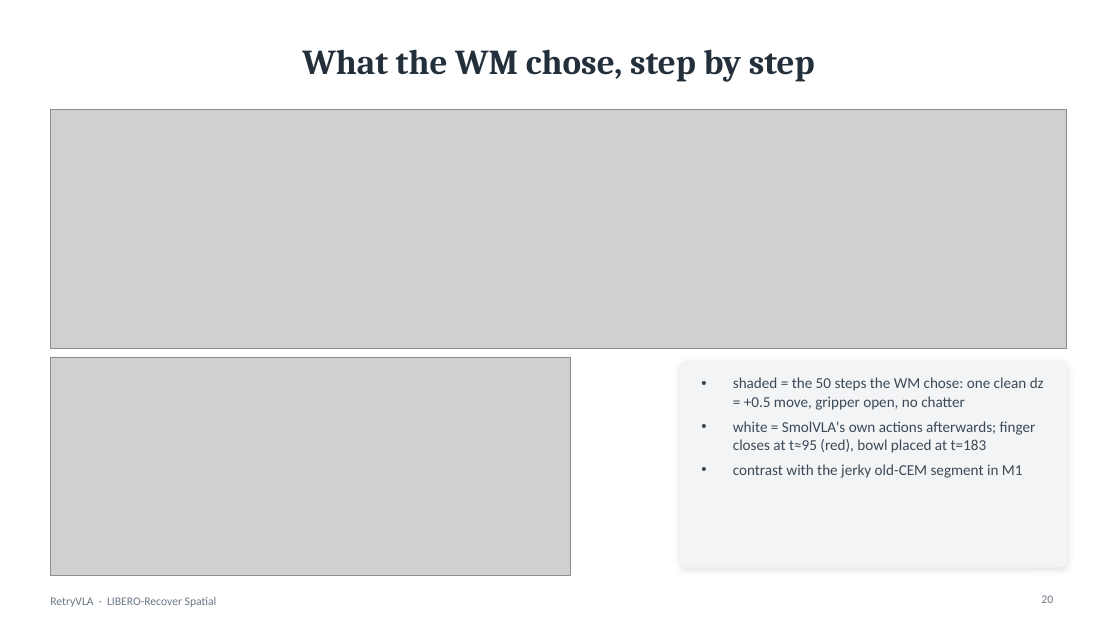
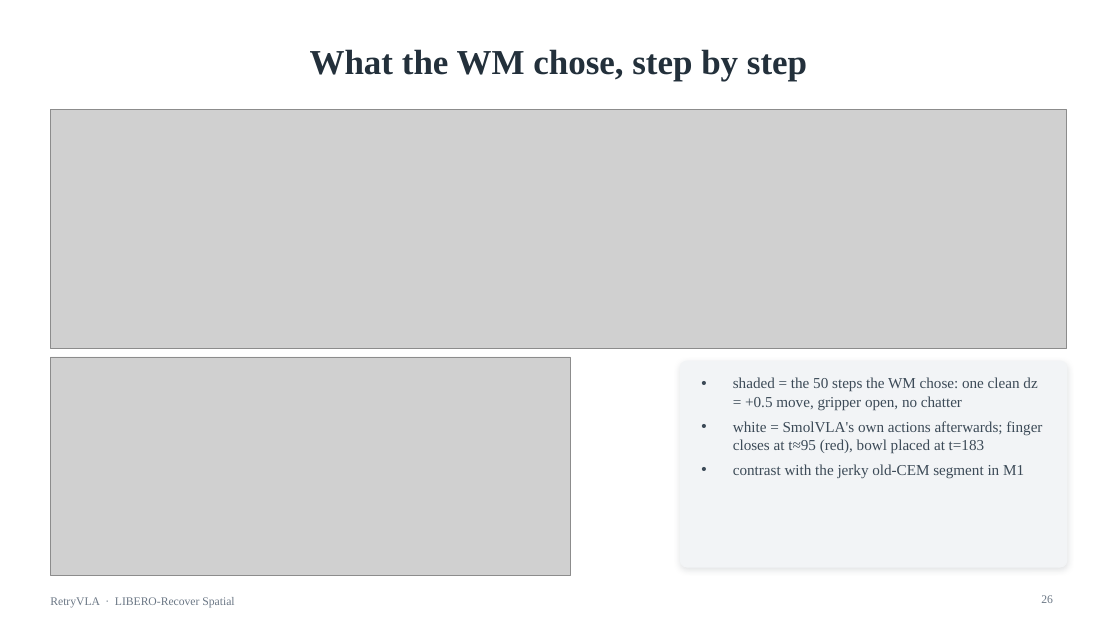
Before and after one commit to ltdoanhwork/RetryVLA, a slide deck: slide 26 of slides/RetryVLA_progress.pptx (slide 20 before the commit). Drawn at 1120x630 pixels with LibreOffice and Linux fonts; fonts in the diff are those of the drawing; grey boxes stand for pictures. Boxes give left, top, right and bottom in pixels: in the first picture for what was removed or moved away, otherwise in the second. Text is boxed around its words. In the diff, an @@ line names an element or a change of style, - is before the commit and + after.

Commit message:
Deck v2: Times New Roman, 11 embedded stage videos (M0 pi0 failures, M1 recoveries, noisy CEM, C1 labels, M3 side-by-side + WM recoveries), serif figures

```diff
--- a/slides/RetryVLA_progress.pptx
+++ b/slides/RetryVLA_progress.pptx
@@ title "What the WM chose, step ..." at (310, 49, 807, 82): font Cambria to Times New Roman @@
@@ text "shaded = the 50 steps ..." at (733, 377, 1042, 479): font Calibri to Times New Roman @@
@@ text "RetryVLA · LIBERO-Recover Spatial" at (50, 597, 234, 608): font Calibri to Times New Roman @@
@@ page number at (1041, 595, 1053, 603): text changed; font Calibri to Times New Roman @@
-20
+26
```
Also in this commit, not shown: 25 other slides changed, 6 slides added, 31 other files.
